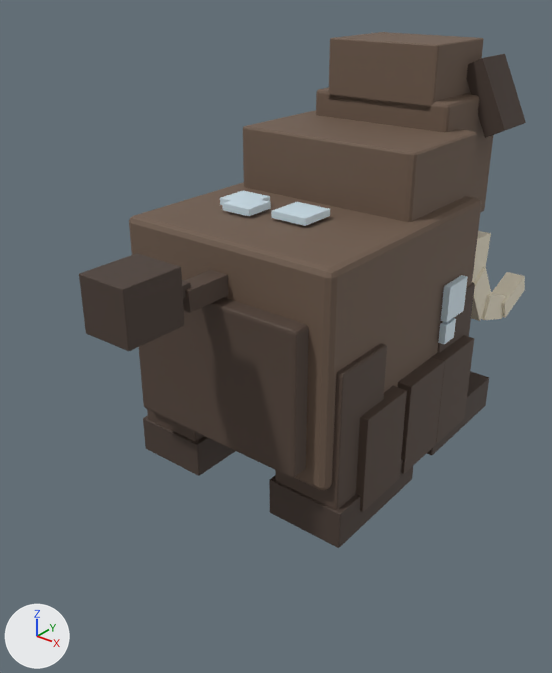
The glTF model public/models/pets/mammoth.glb as it was, and as the next commit left it.
Rendered twice from a camera (50 mm lens) standing at (1.033, -1.478, 1.164) and looking at (-0.051, -0.124, 0.325). Lighting does not change. The marker at lower left points along +X, +Y and +Z. The first picture is the older version. Where no turn or scale is listed for an object, it has been applied to the vertices. Vertices at exactly the same position are counted once.

Objects in the first picture: 'body', 'ear.L', 'head', 'leg.BL', 'leg.BR', 'leg.FL', 'tail'.
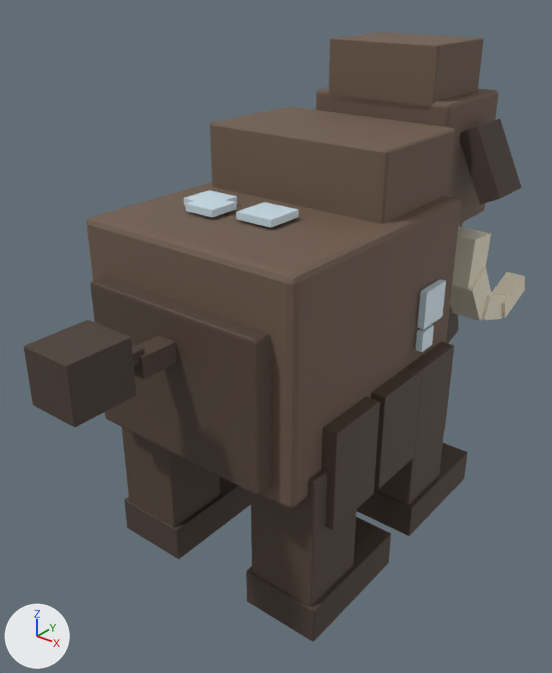
The newer file is also rescaled (x0.826), turned or shifted as a whole; pictures and numbers use the older file's frame.

What differs and where, as boxes [x1, y1, x2, y2] in the pictures (552 x 673 px):
'body', moved
    before: [129, 110, 482, 512]
    after: [87, 106, 461, 530]
'leg.BL', moved
    before: [269, 343, 414, 548]
    after: [246, 470, 391, 642]
'tail', moved
    before: [79, 253, 228, 351]
    after: [24, 320, 177, 427]
'leg.BR', moved
    before: [143, 409, 235, 476]
    after: [122, 427, 251, 559]
'leg.FL', moved
    before: [427, 282, 489, 455]
    after: [356, 431, 468, 536]
'ear.L', moved
    before: [466, 54, 526, 138]
    after: [460, 119, 521, 205]

The change in detail:
me_body is used by ob_body; location (0.0, 0.0, 0.277).
me_body had 443 vertices, 842 faces and spanned x -0.321..0.321, y -0.419..0.284, z -0.224..0.53.
me_body now has 443 vertices, 842 faces and spans x -0.321..0.321, y -0.536..0.167, z -0.199..0.555.
me_body part 1: the whole mesh is moved by (0.0, -0.117, 0.025).
me_ear_l is used by ob_ear_l; location (0.197, 0.448, 0.878).
me_ear_l had 56 vertices, 108 faces and spanned x -0.058..0.072, y -0.066..0.066, z -0.106..0.082.
me_ear_l now has 56 vertices, 108 faces and spans x -0.012..0.118, y -0.154..-0.022, z -0.251..-0.062.
me_ear_l part 2: the whole mesh is moved by (0.046, -0.088, -0.145).
me_leg_bl is used by ob_leg_bl; location (0.214, -0.265, 0.318).
me_leg_bl had 112 vertices, 216 faces and spanned x -0.1..0.1, y -0.092..0.237, z -0.318..0.114.
me_leg_bl now has 112 vertices, 216 faces and spans x -0.1..0.1, y -0.18..0.149, z -0.529..-0.097.
me_leg_bl part 3: the whole mesh is moved by (0.0, -0.088, -0.211).
me_leg_br is used by ob_leg_br; location (-0.214, -0.265, 0.318).
me_leg_br had 112 vertices, 216 faces and spanned x -0.1..0.1, y -0.092..0.237, z -0.318..0.114.
me_leg_br now has 112 vertices, 216 faces and spans x -0.1..0.1, y -0.18..0.149, z -0.529..-0.097.
me_leg_br part 4: the whole mesh is moved by (0.0, -0.088, -0.211).
me_leg_fl is used by ob_leg_fl; location (0.204, 0.183, 0.318).
me_leg_fl had 112 vertices, 216 faces and spanned x -0.1..0.1, y -0.092..0.237, z -0.318..0.114.
me_leg_fl now has 112 vertices, 216 faces and spans x -0.1..0.1, y -0.18..0.149, z -0.529..-0.097.
me_leg_fl part 5: the whole mesh is moved by (0.0, -0.088, -0.211).
me_tail is used by ob_tail; location (0.0, -0.428, 0.562).
me_tail had 168 vertices, 324 faces and spanned x -0.061..0.061, y -0.258..0.053, z -0.024..0.099.
me_tail now has 168 vertices, 324 faces and spans x -0.061..0.061, y -0.392..-0.08, z -0.118..0.004.
me_tail part 6: the whole mesh is moved by (0.0, -0.133, -0.095).
